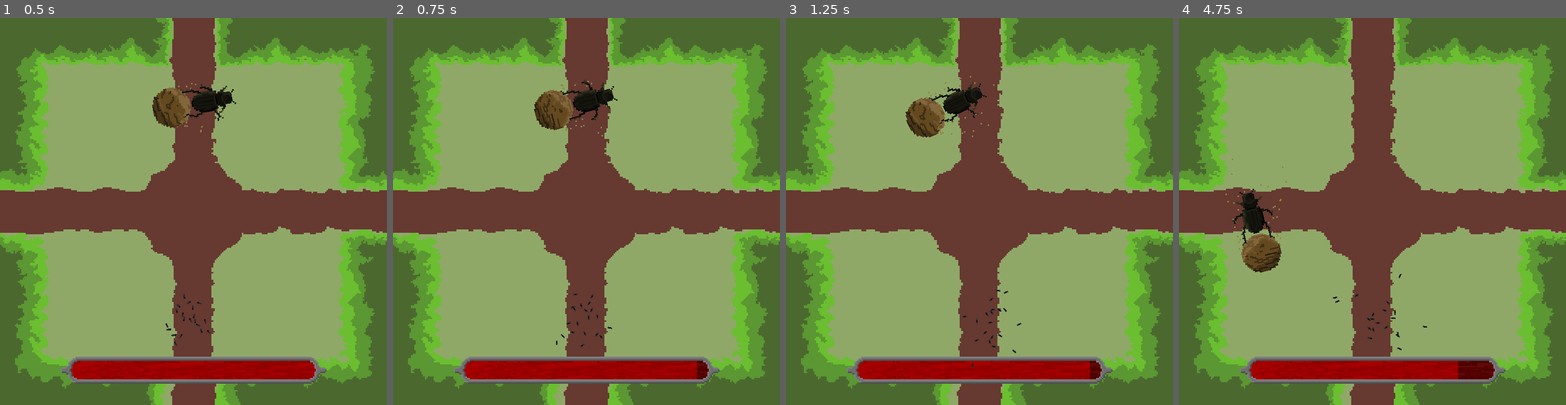
Above: before the commit, frames 1-4 (left to right).
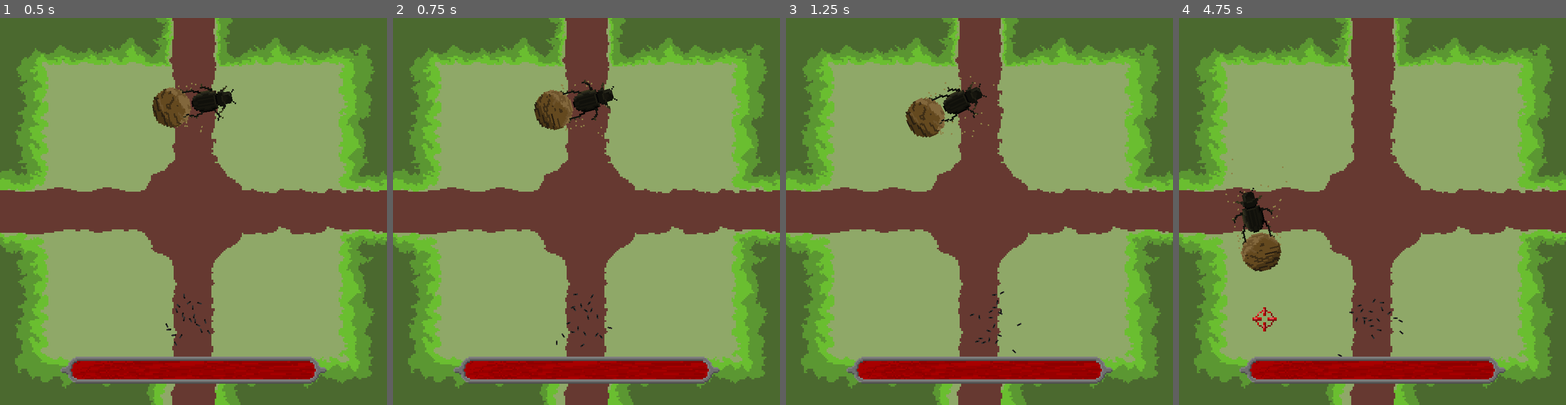
Above: after the commit, the same moments.

Repository: filvan1/LD56
Game: Godot game, scene res://scenes/main.tscn
Same seed, same stepped clock (60 frames per second), same inputs: the game is played once before the commit and once after it.
Inputs:
- Up to frame 1 (0.5 s): no input
- Up to frame 2 (0.75 s): hold D (move_right) from 0.53 s (still down); tap Down (aim_down) at 0.6 s
- Up to frame 3 (1.25 s): keep holding D (move_right)
- Up to frame 4 (4.75 s): release D (move_right) at 1.28 s; hold S (move_down) 1.28-2.03 s; tap one key every 0.75 s from 1.35 s: Left (aim_left) Right (aim_right) Up (aim_up) Down (aim_down) Left (aim_left); hold D (move_right) 2.03-2.78 s; hold W (move_up) 2.78-3.53 s; hold A (move_left) from 3.53 s (still down)

Frame 1 is identical in both runs. In frame 2, 0.1% of the frame differs, in the area x 43-82%, y 71-94%; in frame 3, 0.3%; in frame 4, 1.1%, in the area x 12-82%, y 40-94%.

Commit message:
improve aim indicator

Diff:
--- a/scripts/dungie.gd
+++ b/scripts/dungie.gd
@@ -47,8 +47,10 @@
 		CurrentState = NextState
 		match(CurrentState):
 			EnemyState.ATTACKING:
+				pass
 				$AudioPlayer.play()
 			EnemyState.IDLE:
+				pass
 				$AudioPlayer.stop()
 				$AudioPlayer.pitch_scale = 0.01
 
--- a/scripts/player.gd
+++ b/scripts/player.gd
@@ -6,11 +6,16 @@
 @export var shoot_cooldown = 0.5
 @export var shoot_range = 20.0
 
+@export var windup_time = 0.5
+@export var aim_grace_period = 1.0
+
 @onready var aim_indicator = $AimIndicator
 @onready var swarm: Swarm = $Ants
 
-var cooldown_remaining: float = 0
+var time_since_fire: float = 1000
+var time_since_aim: float = aim_grace_period + 1
 var current_room_coords = Vector2i.ZERO
+var is_aiming = false
 
 signal enter_room(coords: Vector2i)
 signal pause_game
@@ -39,21 +44,33 @@
 
 # Called every frame. 'delta' is the elapsed time since the previous frame.
 func _process(delta: float) -> void:
-	cooldown_remaining -= delta
+	time_since_fire += delta
 
 	$Ants.tracking_target = $Ants.center_of_mass + Input.get_vector("move_left", "move_right", "move_up", "move_down") * 40
 	#$Control.position
 
 	var aim = Input.get_vector("aim_left", "aim_right", "aim_up", "aim_down")
 	if aim.length() > 0.5:
+		if not is_aiming:
+			time_since_aim = 0
+		else:
+			time_since_aim += delta
+
 		aim = $Ants.center_of_mass + aim * shoot_range
 		aim_indicator.position = aim
 		aim_indicator.visible = true
 
-		if cooldown_remaining < 0:
+		if time_since_aim > windup_time and time_since_fire > shoot_cooldown:
 			_fire(aim)
 	else:
-		aim_indicator.visible = false
+		if is_aiming:
+			time_since_aim = 0
+		else:
+			time_since_aim += delta
+		is_aiming = false
+
+		if time_since_aim > aim_grace_period:
+			aim_indicator.visible = false
 
 	var room_coords = get_room_coords()
 	if room_coords != self.current_room_coords:
@@ -69,7 +86,7 @@
 	if candidates.size() == 0:
 		return
 
-	cooldown_remaining = shoot_cooldown
+	time_since_fire = 0
 
 	# Choose random ant
 	var ant = candidates.pick_random()
Not shown: 1 places in scenes/beetle.tscn that only renumber resources
